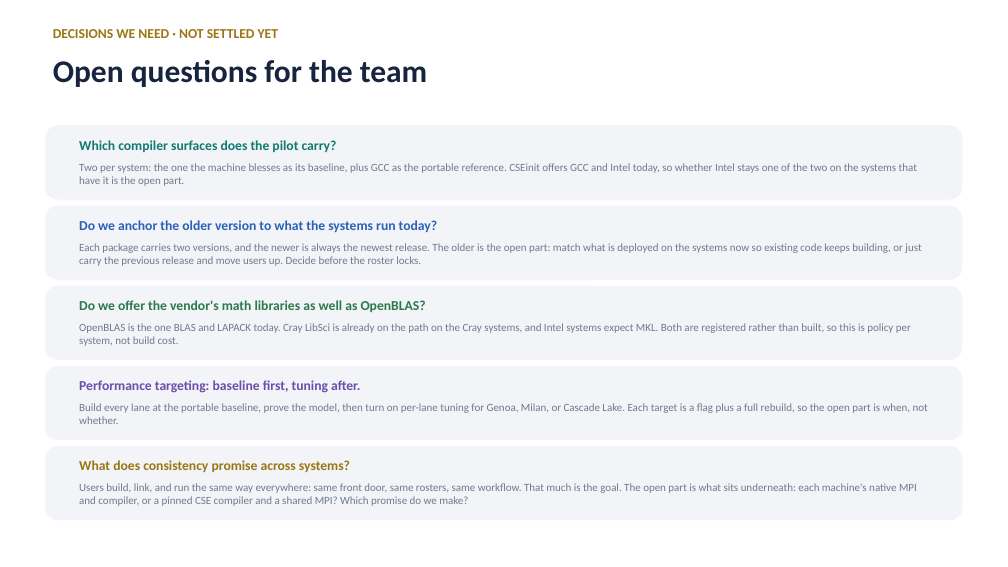
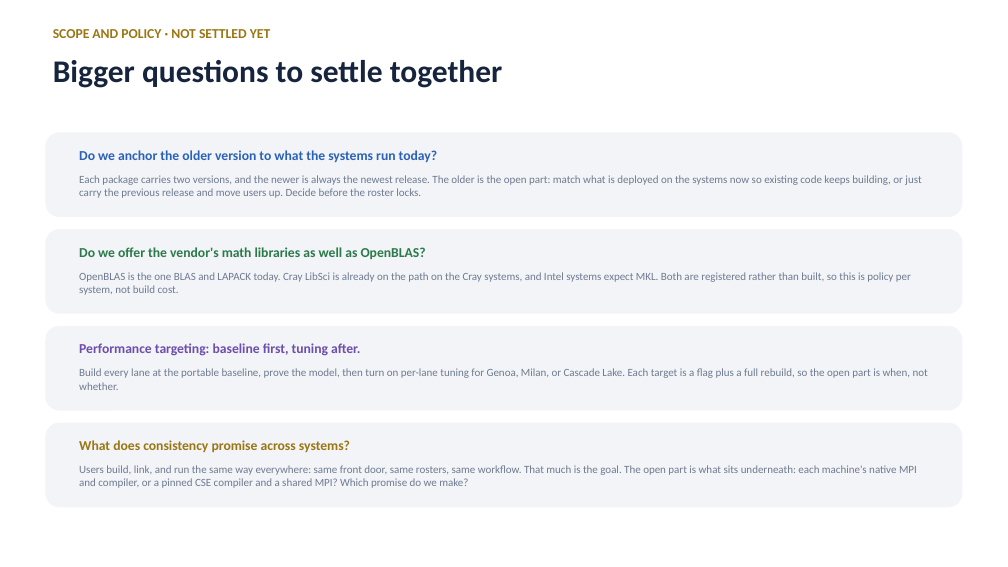
Before and after one commit to ray12514/stack-planning, a slide deck: slide 10 of presentations/cse_lanes_model.pptx. Drawn at 1008x567 pixels with LibreOffice and Linux fonts; fonts in the diff are those of the drawing. Boxes give left, top, right and bottom in pixels: in the first picture for what was removed or moved away, otherwise in the second. Text is boxed around its words. In the diff, an @@ line names an element or a change of style, - is before the commit and + after.

Commit message:
Split the two discussion slides cleanly: setup blockers vs scope and policy

```diff
--- a/presentations/cse_lanes_model.pptx
+++ b/presentations/cse_lanes_model.pptx
@@ text at (53,29,270,38): text changed @@
-DECISIONS WE NEED · NOT SETTLED YET
+SCOPE AND POLICY · NOT SETTLED YET
@@ text at (53,60,503,88): text changed @@
-Open questions for the team
+Bigger questions to settle together
@@ rounded rectangle: place and size @@
-rounded rectangle at (45,126,963,200)
+rounded rectangle at (45,132,963,217)
@@ text "Do we anchor the older ...": place and size @@
-text "Do we anchor the older ..." at (79,220,437,232)
+text "Do we anchor the older ..." at (79,150,437,162)
@@ text removed at (79,140,337,152) @@
-Which compiler surfaces does the pilot carry?
@@ text "Each package carries two versions, ...": place and size @@
-text "Each package carries two versions, ..." at (79,243,921,266)
+text "Each package carries two versions, ..." at (79,175,921,198)
@@ text removed at (79,163,917,186) @@
-Two per system: the one the machine blesses as its baseline, plus GCC as the portable reference. CSEinit offers GCC and Intel today, so whether Intel stays one of the two on the systems that have it is the open part.
@@ rounded rectangle: place and size @@
-rounded rectangle at (45,206,963,280)
+rounded rectangle at (45,229,963,314)
@@ text "OpenBLAS is the one BLAS ...": place and size @@
-text "OpenBLAS is the one BLAS ..." at (79,323,911,346)
+text "OpenBLAS is the one BLAS ..." at (79,272,911,295)
@@ text "Do we offer the vendor's ...": place and size @@
-text "Do we offer the vendor's ..." at (79,300,426,312)
+text "Do we offer the vendor's ..." at (79,247,426,259)
@@ rounded rectangle: place and size @@
-rounded rectangle at (45,286,963,360)
+rounded rectangle at (45,326,963,411)
@@ text "Performance targeting: baseline first, tuning ...": place and size @@
-text "Performance targeting: baseline first, tuning ..." at (79,380,360,393)
+text "Performance targeting: baseline first, tuning ..." at (79,343,360,356)
@@ text "Build every lane at the ...": place and size @@
-text "Build every lane at the ..." at (79,403,928,424)
+text "Build every lane at the ..." at (79,368,928,390)
@@ rounded rectangle: place and size @@
-rounded rectangle at (45,366,963,440)
+rounded rectangle at (45,423,963,507)
@@ rounded rectangle removed at (45,446,963,520) @@
@@ text "What does consistency promise across ...": place and size @@
-text "What does consistency promise across ..." at (79,460,350,472)
+text "What does consistency promise across ..." at (79,440,350,452)
@@ text "Users build, link, and run ...": place and size @@
-text "Users build, link, and run ..." at (79,483,917,506)
+text "Users build, link, and run ..." at (79,465,917,488)
```
Also in this commit, not shown: 1 other slide changed, 1 other file.
